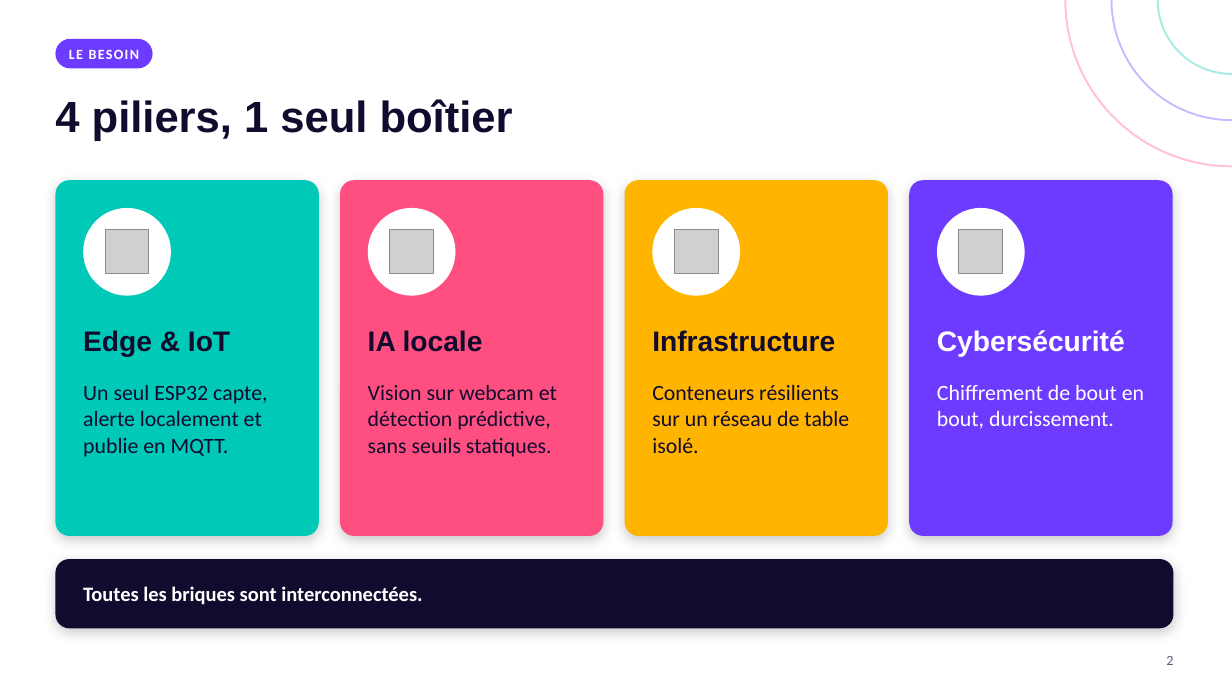
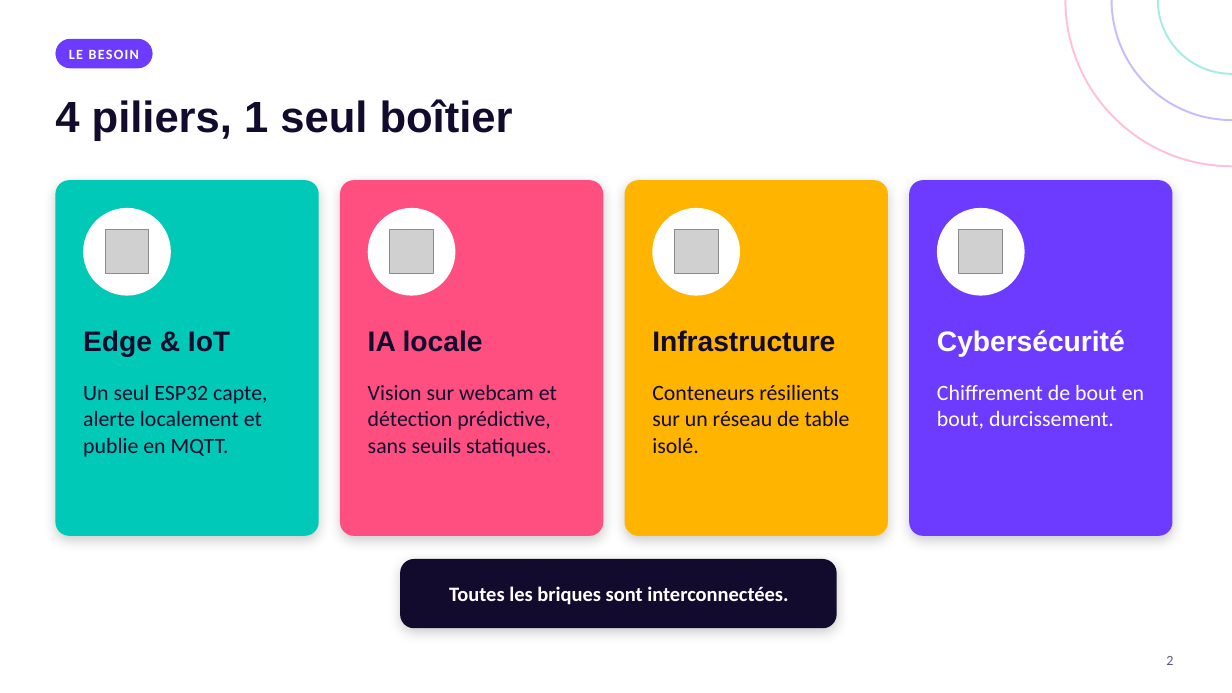
Before and after one commit to ESPI-Workshop-Vig1l-8/infra, a slide deck: slide 2 of docs/Sentinel-X_Workshop.pptx. Drawn at 1232x693 pixels with LibreOffice and Linux fonts; fonts in the diff are those of the drawing; grey boxes stand for pictures. Boxes give left, top, right and bottom in pixels: in the first picture for what was removed or moved away, otherwise in the second. Text is boxed around its words. In the diff, an @@ line names an element or a change of style, - is before the commit and + after.

Commit message:
docs: deck edits and demo video deliverable

```diff
--- a/docs/Sentinel-X_Workshop.pptx
+++ b/docs/Sentinel-X_Workshop.pptx
@@ text "Toutes les briques sont interconnectées." at [449, 586, 788, 605]: alignment left to centre @@
@@ rounded rectangle: place and size @@
-rounded rectangle at [55, 559, 1174, 628]
+rounded rectangle at [400, 559, 836, 628]
```
Also in this commit, not shown: 1 other file.
